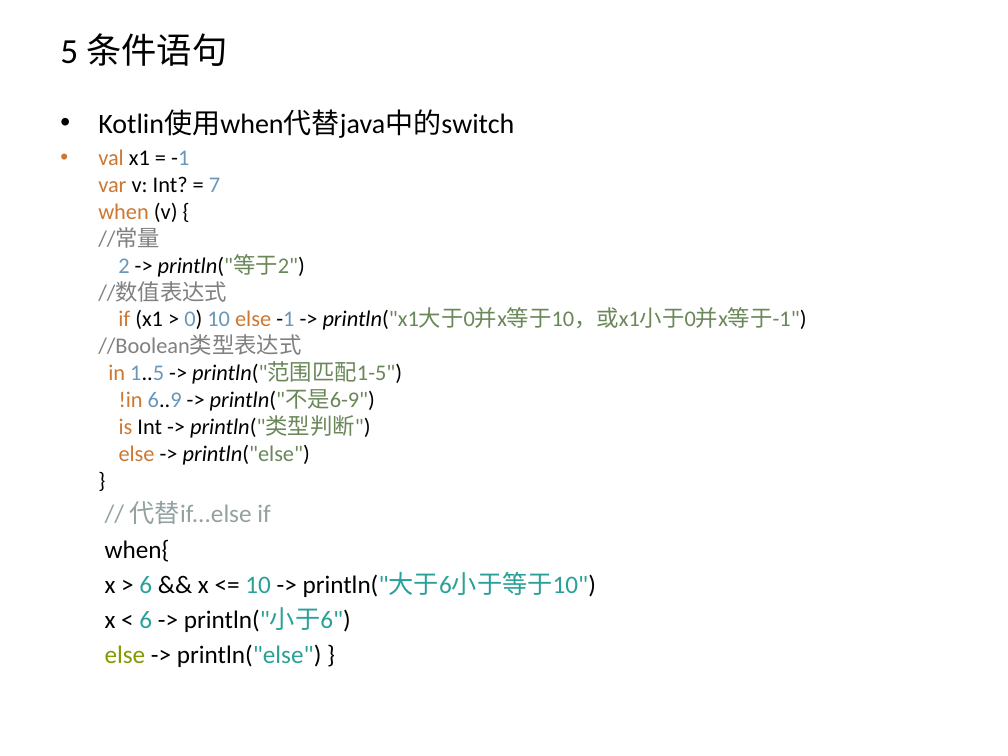
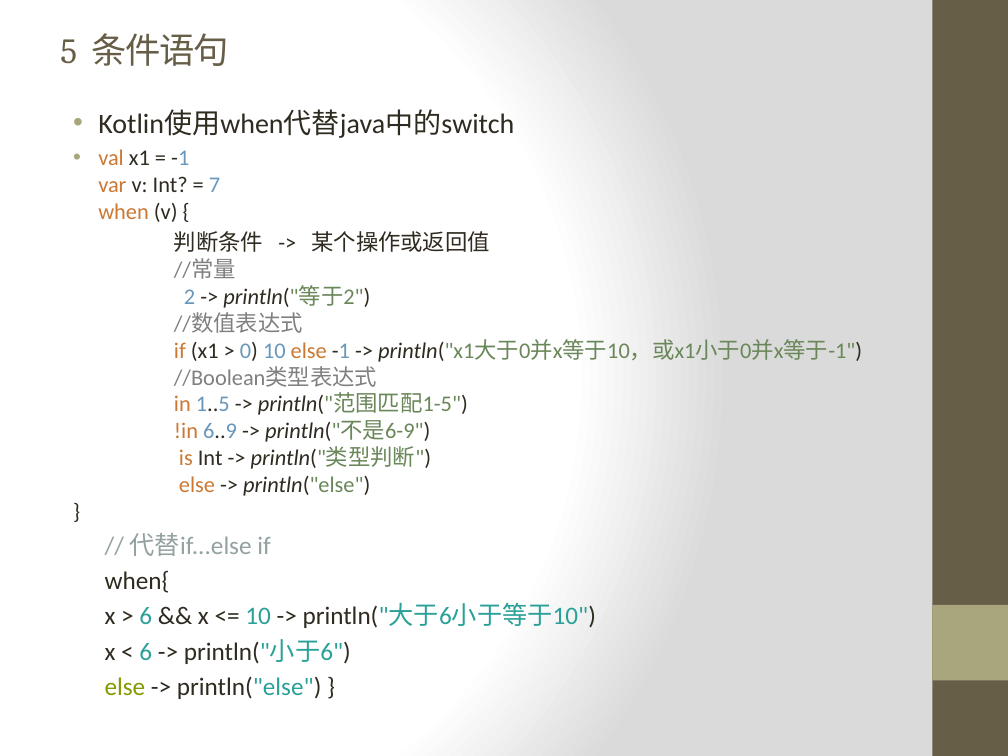
Before and after one commit to zxf2871/KotlinStudy, a slide deck: slide 8 of Kotlin初探.pptx. Drawn at 1008x756 pixels with LibreOffice and Linux fonts; fonts in the diff are those of the drawing. Boxes give left, top, right and bottom in pixels: in the first picture for what was removed or moved away, otherwise in the second. Text is boxed around its words. In the diff, an @@ line names an element or a change of style, - is before the commit and + after.

```diff
--- a/Kotlin初探.pptx
+++ b/Kotlin初探.pptx
@@ background #FFFFFF to gradient #FFFFFF to #DADADA @@
@@ rectangle added at [932, 0, 1008, 756], fill #675E47 @@
@@ title "5 条件语句" at [60, 33, 228, 66]: font Calibri to Cambria, text colour #000000 to #675E47, letter spacing 0 to -1 pt @@
@@ text at [98, 110, 596, 664]: text colour #000000 to #2F2B20 in "Kotlin使用when代替java中的switch", "when{", "x > && x <= -> println("大于6小于等于10")", "x < -> println("小于6")" and 1 more places; indent changed @@
@@ text at [98, 149, 862, 496]: text changed; text colour #000000 to #2F2B20 @@
-• val x1 = -1
-  var v: Int? = 7
-  when (v) {
-  //常量
-  2 -> println("等于2")
-  //数值表达式
-  if (x1 > 0) 10 else -1 -> println("x1大于0并x等于10，或x1小于0并x等于-1")
-  //Boolean类型表达式
-  in 1..5 -> println("范围匹配1-5")
-  !in 6..9 -> println("不是6-9")
-  is Int -> println("类型判断")
-  else -> println("else")
-  }
+• val x1 = -1
+  var v: Int? = 7
+  when (v) {
+判断条件 -> 某个操作或返回值
+//常量
+2 -> println("等于2")
+//数值表达式
+if (x1 > 0) 10 else -1 -> println("x1大于0并x等于10，或x1小于0并x等于-1")
+//Boolean类型表达式
+in 1..5 -> println("范围匹配1-5")
+!in 6..9 -> println("不是6-9")
+is Int -> println("类型判断")
+else -> println("else")
+}
@@ rectangle added at [932, 605, 1008, 680], fill #A9A57C @@
```
Also in this commit, not shown: 34 other slides changed, 1 slide removed, 1 other file.
